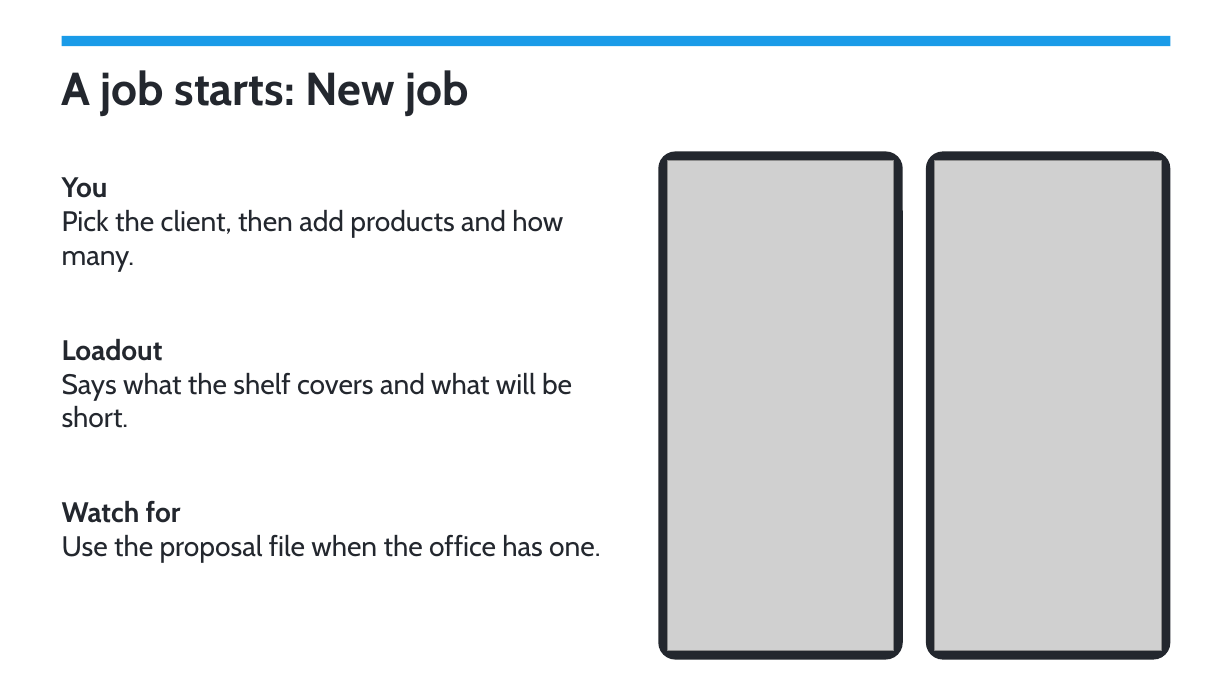
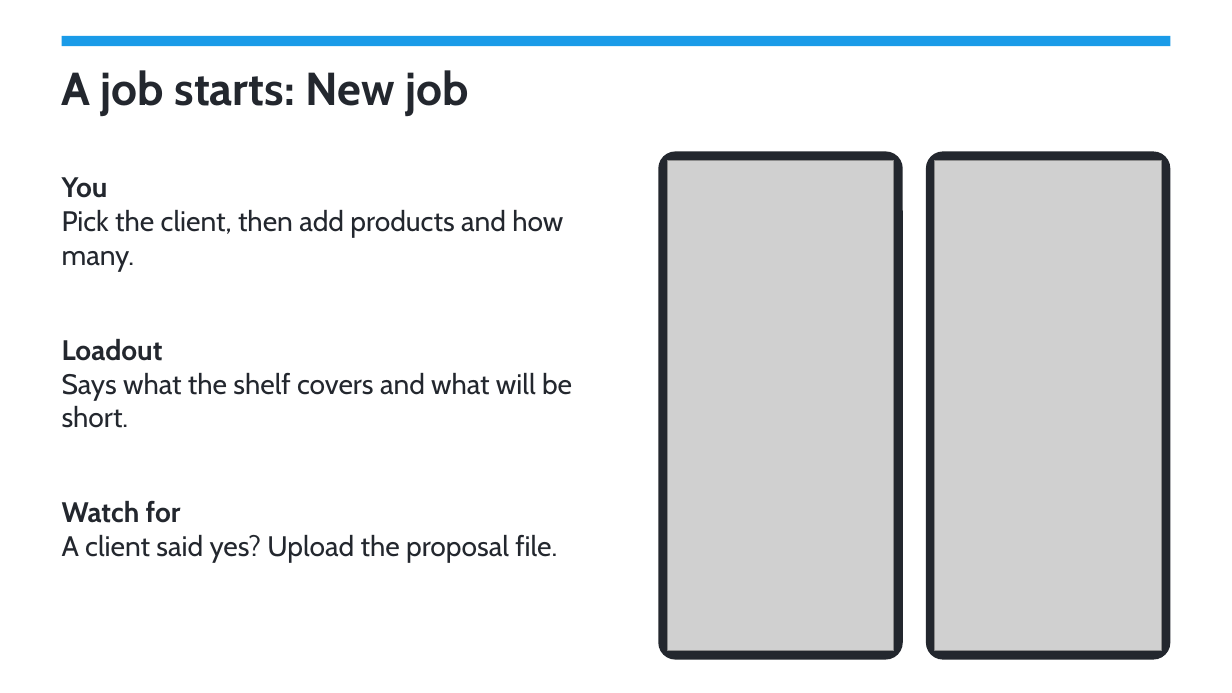
Before and after one commit to frank-umbrella/dev, a slide deck: slide 8 of loadout/training/Loadout-how-it-works.pptx. Drawn at 1232x693 pixels with LibreOffice and Linux fonts; fonts in the diff are those of the drawing; grey boxes stand for pictures. Boxes give left, top, right and bottom in pixels: in the first picture for what was removed or moved away, otherwise in the second. Text is boxed around its words. In the diff, an @@ line names an element or a change of style, - is before the commit and + after.

```diff
--- a/loadout/training/Loadout-how-it-works.pptx
+++ b/loadout/training/Loadout-how-it-works.pptx
@@ text at <box>62,535,557,562</box>: text changed @@
-Use the proposal file when the office has one.
+A client said yes? Upload the proposal file.
```
Also in this commit, not shown: 10 other files.
